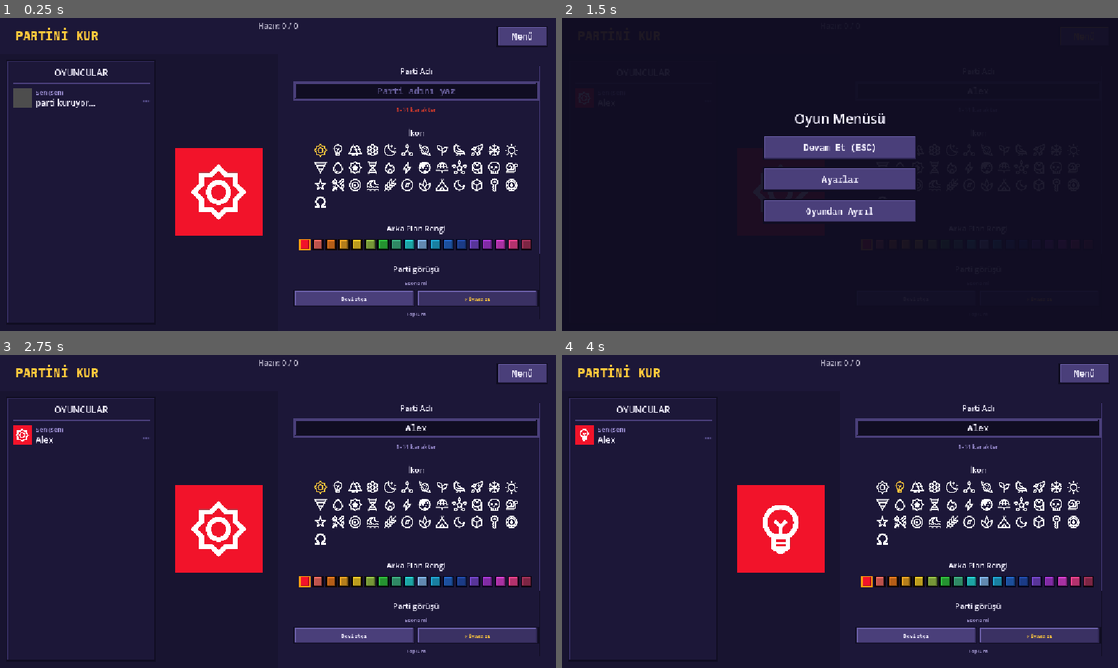
Above: before the commit, frames 1-4 (two rows, left to right).
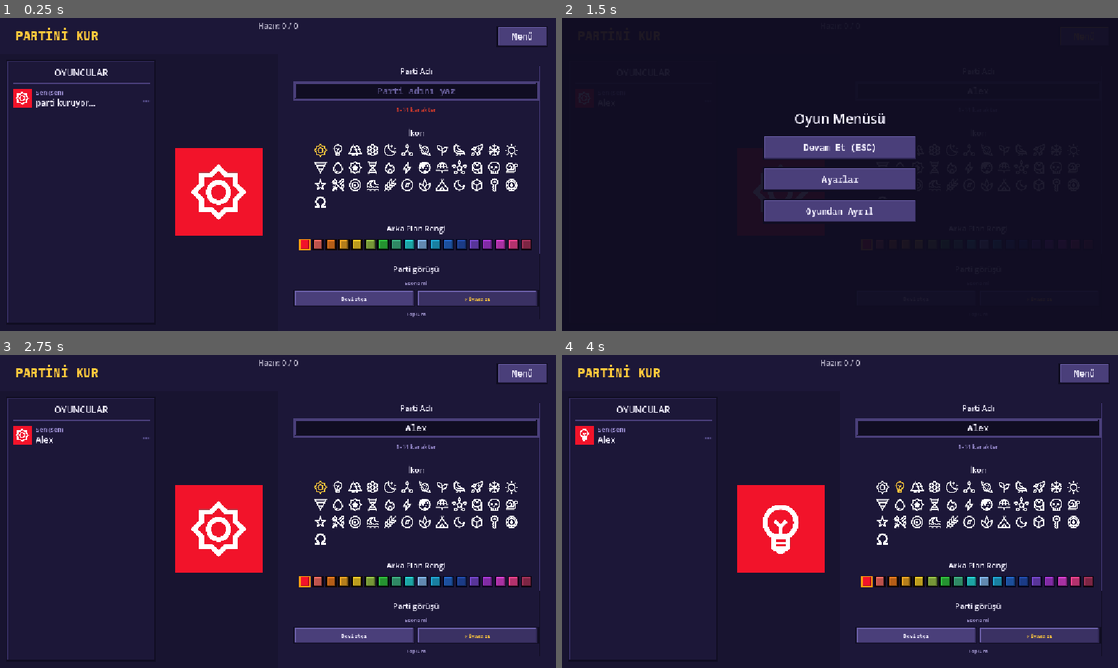
Above: after the commit, the same moments.

Repository: TriQue06/siyaset_oyunu_test_experimental
Game: Godot game, scene res://scenes/PartySetup.tscn
Same seed, same stepped clock (60 frames per second), same inputs: the game is played once before the commit and once after it. This scene is started directly instead of the project's main scene. Sound files missing from this copy of the repository are replaced by a short silence.
Inputs (mouse positions are in pixels of both pictures, inside the frame that each line leads up to):
- Up to frame 1 (0.25 s): no input
- Up to frame 2 (1.5 s): click (979, 89) at 0.52 s; type "Alex" at 0.6 s; click "Menü" at 1.25 s
- Up to frame 3 (2.75 s): click "Devam Et (ESC)" at 2 s
- Up to frame 4 (4 s): click (884, 486) at 2.77 s; click (901, 486) at 3.52 s

The runs differ from the first frame. In frame 1, 0.2% of the frame differs, in the area x 2-6%, y 22-29%; in frame 2, less than 0.1%; in frame 3, less than 0.1%; in frame 4, less than 0.1%.

Commit message:
Sürüm 0.0.124: parti kurulumunda kare logolar, anlık güncelleme, bot profili rastgele düğmesi
Co-Authored-By: Claude Opus 5.5 <noreply@anthropic.com>

Diff:
--- a/siyaset-oyunu/project.godot
+++ b/siyaset-oyunu/project.godot
@@ -11,7 +11,7 @@
 [application]
 
 config/name="Siyaset Oyunu"
-config/version="0.0.123"
+config/version="0.0.124"
 run/main_scene="res://scenes/Lobby.tscn"
 config/quit_on_go_back=false
 config/features=PackedStringArray("4.7", "Forward Plus")
--- a/siyaset-oyunu/scripts/party_manager.gd
+++ b/siyaset-oyunu/scripts/party_manager.gd
@@ -436,6 +436,32 @@
 	else:
 		_request_set_politician.rpc_id(1, data)
 
+## Oda sahibi: botun siyasetçisini tamamen rastgele yeniden üretir (cinsiyet,
+## ad, soyad, geçmiş, memleket). Host değilse istek host'a gider.
+func randomize_bot_politician(bot_id: int) -> void:
+	if not MultiplayerManager.is_local_owner() or not MultiplayerManager.is_bot(bot_id):
+		return
+	if MultiplayerManager.room_code == "" or MultiplayerManager.is_host:
+		_randomize_bot_politician(bot_id)
+	else:
+		_request_randomize_bot_politician.rpc_id(1, bot_id)
+
+func _randomize_bot_politician(bot_id: int) -> void:
+	if not parties.has(bot_id):
+		return
+	var bot_name := PoliticianPresets.random_name(PoliticianPresets.used_surnames(bot_id))
+	var homes := GameMap.province_ids()
+	var home := String(homes[randi() % homes.size()]) if not homes.is_empty() else ""
+	_apply_politician(bot_id, PoliticianPresets.make(bot_name["first_name"], bot_name["surname"],
+		PoliticianPresets.random_background(), home, bot_name["gender"]))
+
+@rpc("any_peer", "reliable")
+func _request_randomize_bot_politician(bot_id: int) -> void:
+	if not MultiplayerManager.is_host or multiplayer.get_remote_sender_id() != MultiplayerManager.owner_id \
+			or not MultiplayerManager.is_bot(bot_id):
+		return
+	_randomize_bot_politician(bot_id)
+
 ## Host: bir partinin siyasetçisini yazar ve yayar (botların memleketi de buradan düzeltilir).
 func set_politician_host(peer_id: int, data: Dictionary) -> void:
 	_apply_politician(peer_id, data)
--- a/siyaset-oyunu/scripts/party_setup.gd
+++ b/siyaset-oyunu/scripts/party_setup.gd
@@ -64,6 +64,7 @@
 ## sahibiysem) bir bot. Bot düzenlenirken kendi seçimlerim burada saklanır.
 var _edit_target: int = -1
 var _own_backup: Dictionary = {}
+var _bot_profile_button: Button
 @onready var title_label: Label = $TopBar/TitleLabel
 
 func _ready() -> void:
@@ -88,6 +89,7 @@
 	if ideology_title is Label:
 		ideology_title.text = "Parti görüşü"
 	_build_ideology_rows()
+	_build_bot_profile_button()
 	ready_button.pressed.connect(_on_ready_pressed)
 	MultiplayerManager.party_setup_finished.connect(_on_party_setup_finished)
 	PartyManager.parties_updated.connect(_refresh_ready_count)
@@ -129,6 +131,7 @@
 	_update_name_hint()
 	if PartyManager.is_valid_name(_party_name):
 		_push_party()
+	_refresh_players_panel()
 
 func _update_name_hint() -> void:
 	var valid := PartyManager.is_valid_name(_party_name)
@@ -140,6 +143,23 @@
 ## (kilitliyken "İptal Et" her zaman basılabilir).
 func _refresh_ready_button() -> void:
 	ready_button.disabled = _editing_bot() or (not _is_locked and not PartyManager.is_valid_name(_party_name))
+	if _bot_profile_button != null:
+		_bot_profile_button.visible = _editing_bot()
+
+## Oda sahibi bot düzenlerken: botun siyasetçisini (cinsiyet, ad, soyad,
+## geçmiş, memleket) rastgele yeniden üretir. Sınırsız basılabilir.
+func _build_bot_profile_button() -> void:
+	_bot_profile_button = Button.new()
+	_bot_profile_button.text = "🎲 Bot Profilini Rastgele Yap"
+	_bot_profile_button.tooltip_text = "Botun adını, soyadını, geçmişini ve memleketini rastgele değiştir"
+	_bot_profile_button.focus_mode = Control.FOCUS_NONE
+	_bot_profile_button.custom_minimum_size = Vector2(0, 40)
+	_bot_profile_button.visible = false
+	_bot_profile_button.pressed.connect(func():
+		if _editing_bot():
+			PartyManager.randomize_bot_politician(_edit_target))
+	ready_button.get_parent().add_child(_bot_profile_button)
+	ready_button.get_parent().move_child(_bot_profile_button, ready_button.get_index())
 
 func _build_icon_grid() -> void:
 	for i in PartyPresets.icon_count():
@@ -242,16 +262,29 @@
 func _refresh_players_panel() -> void:
 	if _players_list == null:
 		return
+	# Hemen çıkar: aynı karede birkaç kez yenilenince eski satırlar birikmesin.
 	for child in _players_list.get_children():
+		_players_list.remove_child(child)
 		child.queue_free()
 	var my_id := multiplayer.get_unique_id()
 	var order: Array = MultiplayerManager.lobby_order() if not MultiplayerManager.players.is_empty() else [my_id]
 	for peer_id in order:
-		var party: Dictionary = PartyManager.parties.get(peer_id, {})
+		var party: Dictionary = PartyManager.parties.get(peer_id, {}).duplicate()
+		# KENDİ SATIRIM ve DÜZENLENEN BOT anlık: seçimler (ad boşken host'a hiç
+		# gitmez) beklemeden panelde görünsün.
+		var live_target := _edit_target if _editing_bot() else my_id
+		if int(peer_id) == live_target:
+			party["icon_index"] = _selected_icon_index
+			party["bg_color"] = _selected_bg_color
+			if _party_name.strip_edges() != "":
+				party["name"] = _party_name
 		var row := HBoxContainer.new()
 		row.add_theme_constant_override("separation", 8)
 		var swatch := ColorRect.new()
 		swatch.custom_minimum_size = Vector2(40, 40)
+		# KARE KALSIN: satır (ad + parti + siyasetçi) 40'tan yüksek, gerilmesin.
+		swatch.size_flags_vertical = SIZE_SHRINK_CENTER
+		swatch.size_flags_horizontal = SIZE_SHRINK_CENTER
 		swatch.color = Color(party.get("bg_color", Color(0.3, 0.3, 0.3)))
 		if party.has("icon_index"):
 			var icon := TextureRect.new()
@@ -432,6 +465,7 @@
 	preview_icon.texture = PartyPresets.get_icon_texture(_selected_icon_index, PREVIEW_ICON_PIXEL_SIZE)
 	preview_icon.modulate = ICON_COLOR
 	preview_icon.texture_filter = CanvasItem.TEXTURE_FILTER_LINEAR
+	_refresh_players_panel()
 
 func _push_party() -> void:
 	if not PartyManager.is_valid_name(_party_name):
--- a/siyaset-oyunu/tools/party_setup_preview.gd
+++ b/siyaset-oyunu/tools/party_setup_preview.gd
@@ -33,6 +33,9 @@
 	root.add_child(scene)
 	for i in 5:
 		await process_frame
+	# Parti adı artık boş gelir: önizleme için bir ad yaz.
+	scene.name_edit.text = "Deneme"
+	scene._on_name_changed("Deneme")
 	check("benim rengim Ayse'ninkinden farkli", not Color(pm.parties[me]["bg_color"]).is_equal_approx(colors[0]))
 	check("panelde 5 oyuncu", scene._players_list.get_child_count() == 5, str(scene._players_list.get_child_count()))
 
Not shown, changed: siyaset-oyunu/export_presets.cfg
